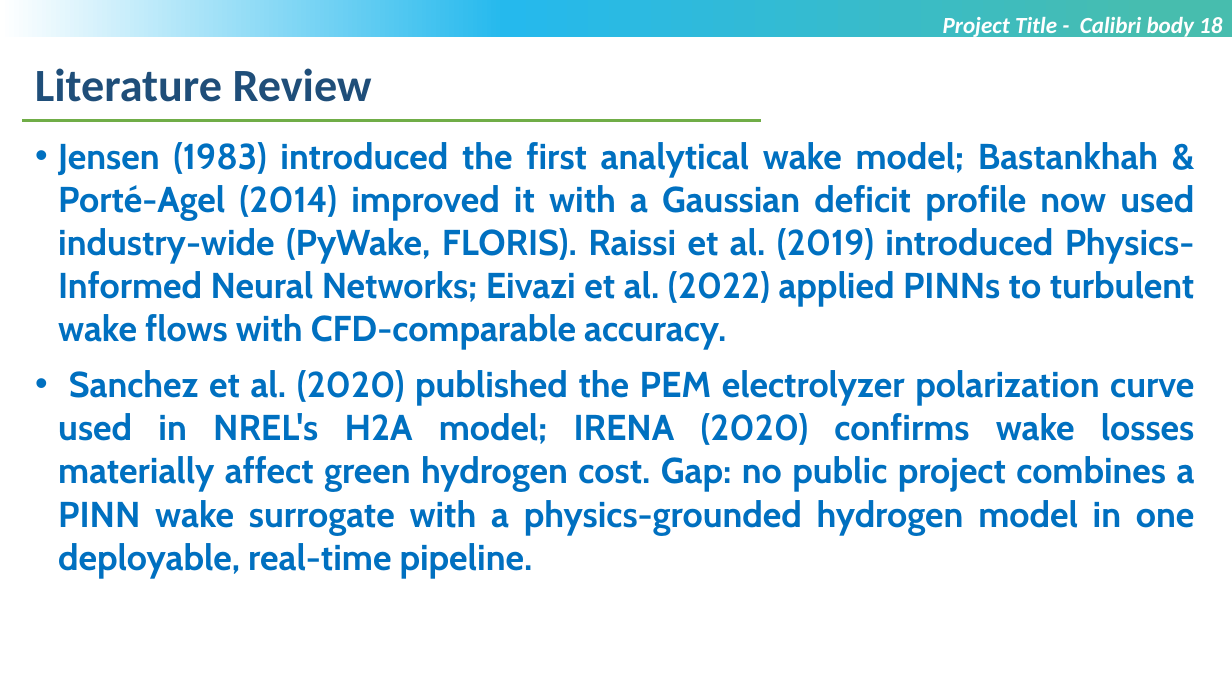
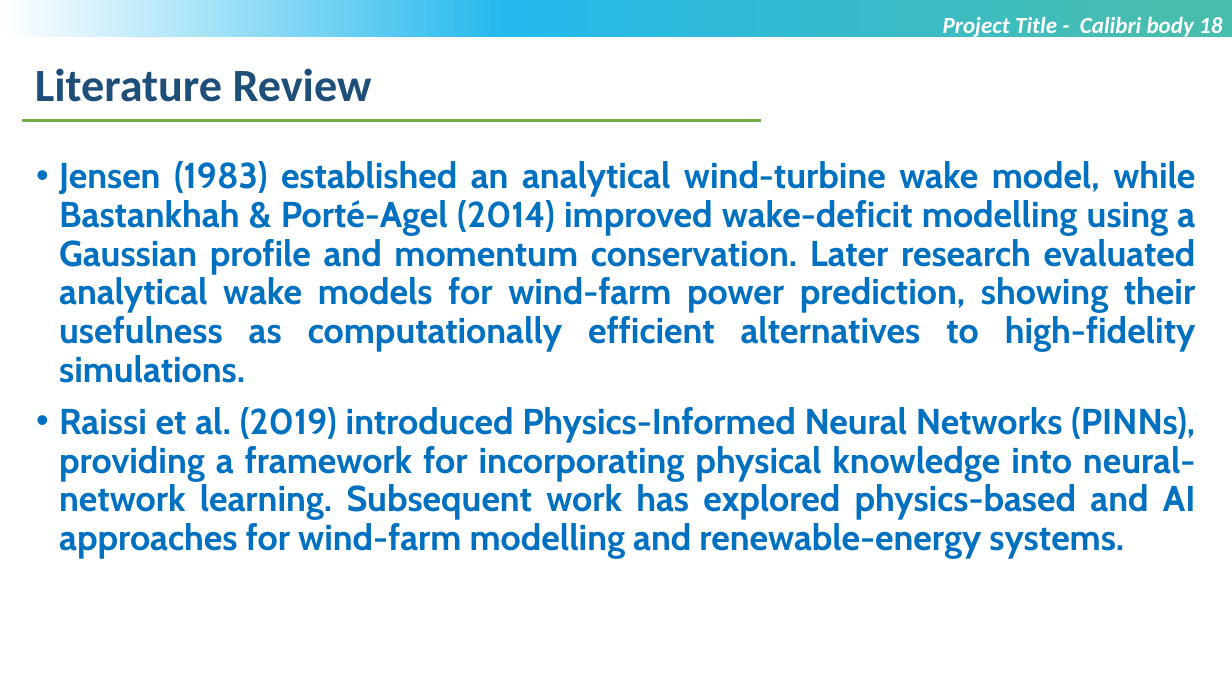
Before and after one commit to SWETHASONA001/LTM_PROEJCT_1, a slide deck: slide 6 of MTech_Project_PPT_Template_V1.pptx (slide 5 before the commit). Drawn at 1232x693 pixels with LibreOffice and Linux fonts; fonts in the diff are those of the drawing; background and template pictures are left out. Boxes give left, top, right and bottom in pixels: in the first picture for what was removed or moved away, otherwise in the second. Text is boxed around its words. In the diff, an @@ line names an element or a change of style, - is before the commit and + after.

```diff
--- a/MTech_Project_PPT_Template_V1.pptx
+++ b/MTech_Project_PPT_Template_V1.pptx
@@ text at (x1=59, y1=161, x2=1196, y2=559): text changed @@
-• Jensen (1983) introduced the first analytical wake model; Bastankhah & Porté-Agel (2014) improved it with a Gaussian deficit profile now used industry-wide (PyWake, FLORIS). Raissi et al. (2019) introduced Physics-Informed Neural Networks; Eivazi et al. (2022) applied PINNs to turbulent wake flows with CFD-comparable accuracy.
-• Sanchez et al. (2020) published the PEM electrolyzer polarization curve used in NREL's H2A model; IRENA (2020) confirms wake losses materially affect green hydrogen cost. Gap: no public project combines a PINN wake surrogate with a physics-grounded hydrogen model in one deployable, real-time pipeline.
+• Jensen (1983) established an analytical wind-turbine wake model, while Bastankhah & Porté-Agel (2014) improved wake-deficit modelling using a Gaussian profile and momentum conservation. Later research evaluated analytical wake models for wind-farm power prediction, showing their usefulness as computationally efficient alternatives to high-fidelity simulations.
+• Raissi et al. (2019) introduced Physics-Informed Neural Networks (PINNs), providing a framework for incorporating physical knowledge into neural-network learning. Subsequent work has explored physics-based and AI approaches for wind-farm modelling and renewable-energy systems.
```
Also in this commit, not shown: 9 other slides changed, 19 slides added, 3 slides removed.
